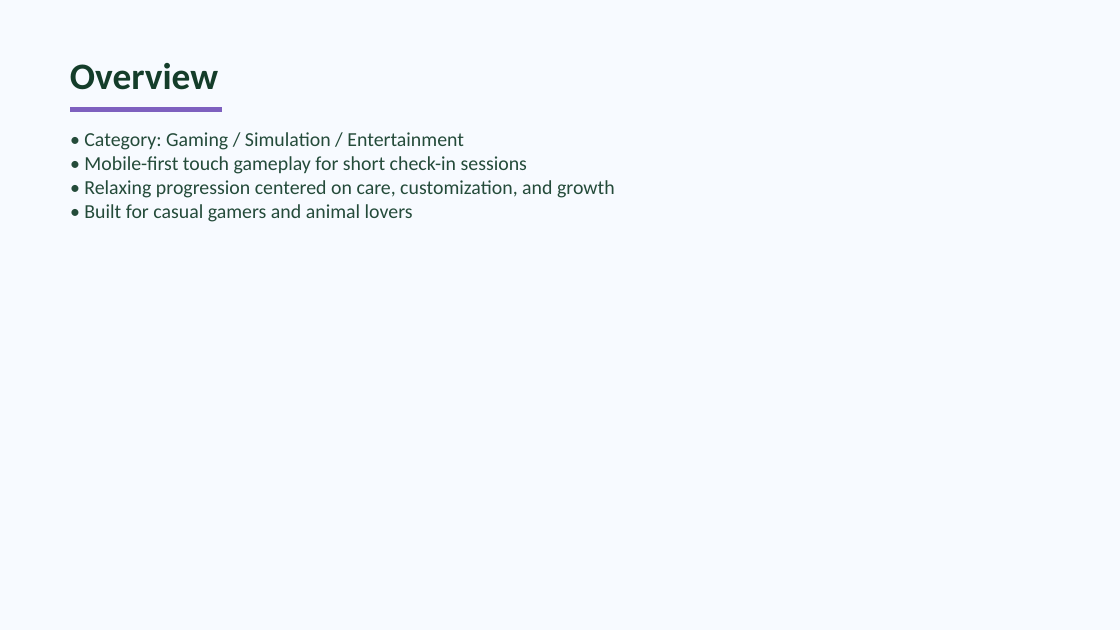
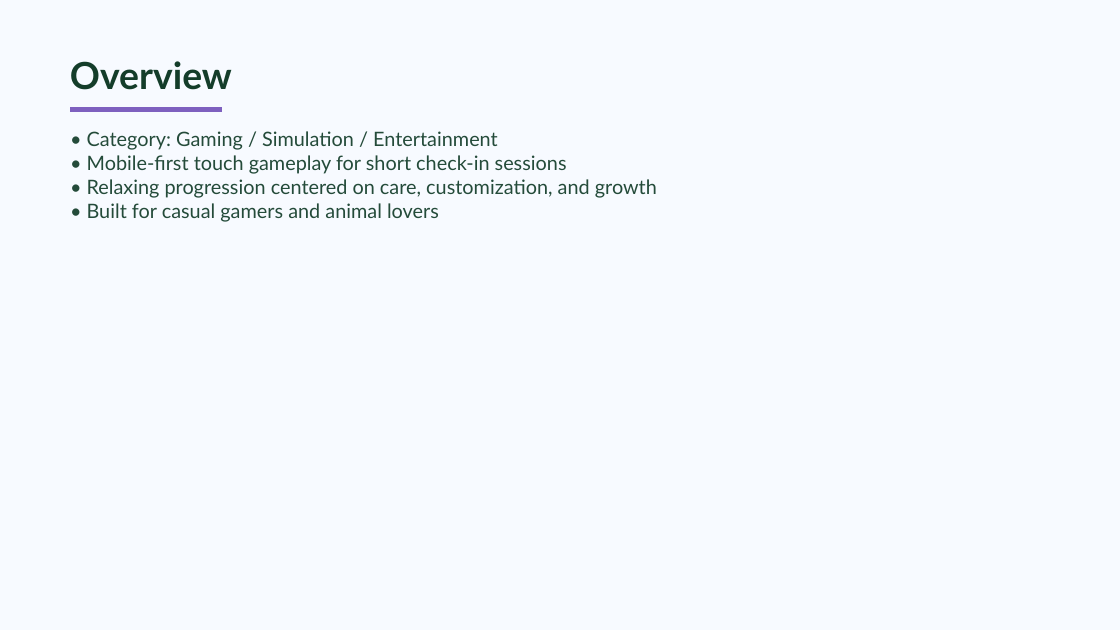
Before and after one commit to krissalinas92/PocketSanctuary, a slide deck: slide 2 of PocketSanctuary/PocketSanctuary-App-Overview.pptx. Drawn at 1120x630 pixels with LibreOffice and Linux fonts; fonts in the diff are those of the drawing. Boxes give left, top, right and bottom in pixels: in the first picture for what was removed or moved away, otherwise in the second. Text is boxed around its words. In the diff, an @@ line names an element or a change of style, - is before the commit and + after.

Commit message:
Tweaked progression and Tasks/Rewards system

```diff
--- a/PocketSanctuary/PocketSanctuary-App-Overview.pptx
+++ b/PocketSanctuary/PocketSanctuary-App-Overview.pptx
@@ text "Overview" at (x1=70, y1=61, x2=232, y2=90): font Calibri to Lato @@
@@ text "• Category: Gaming / Simulation ..." at (x1=87, y1=131, x2=657, y2=218): font Calibri to Lato @@
```
Also in this commit, not shown: 8 other slides changed, 1 slide added, 14 other files.
